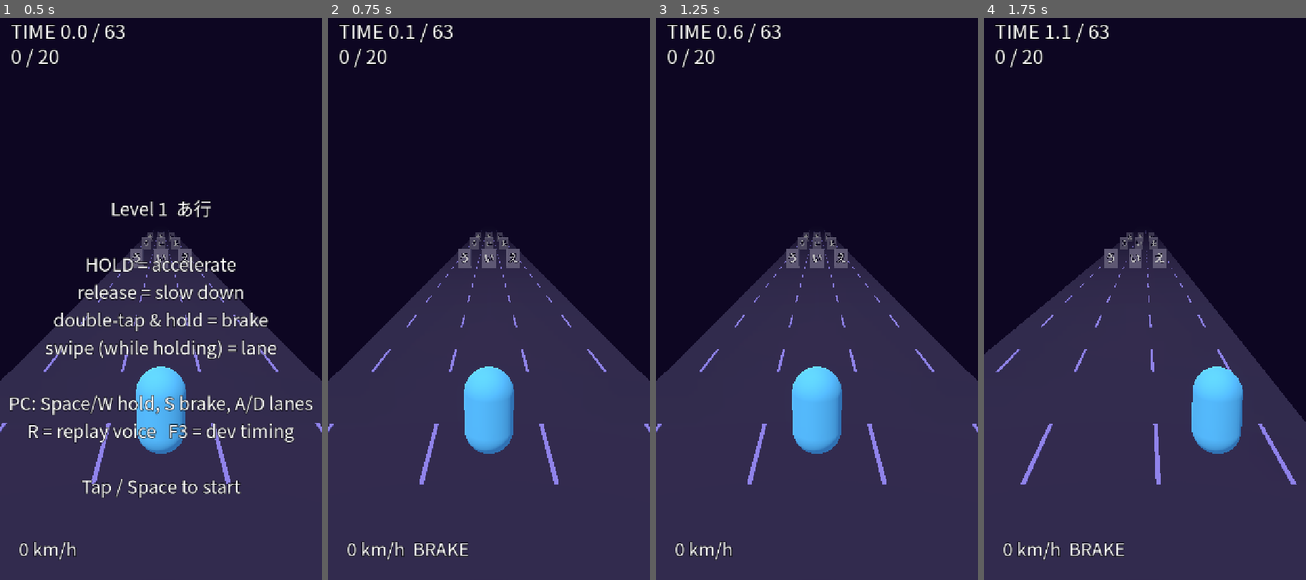
Above: before the commit, frames 1-4 (left to right).
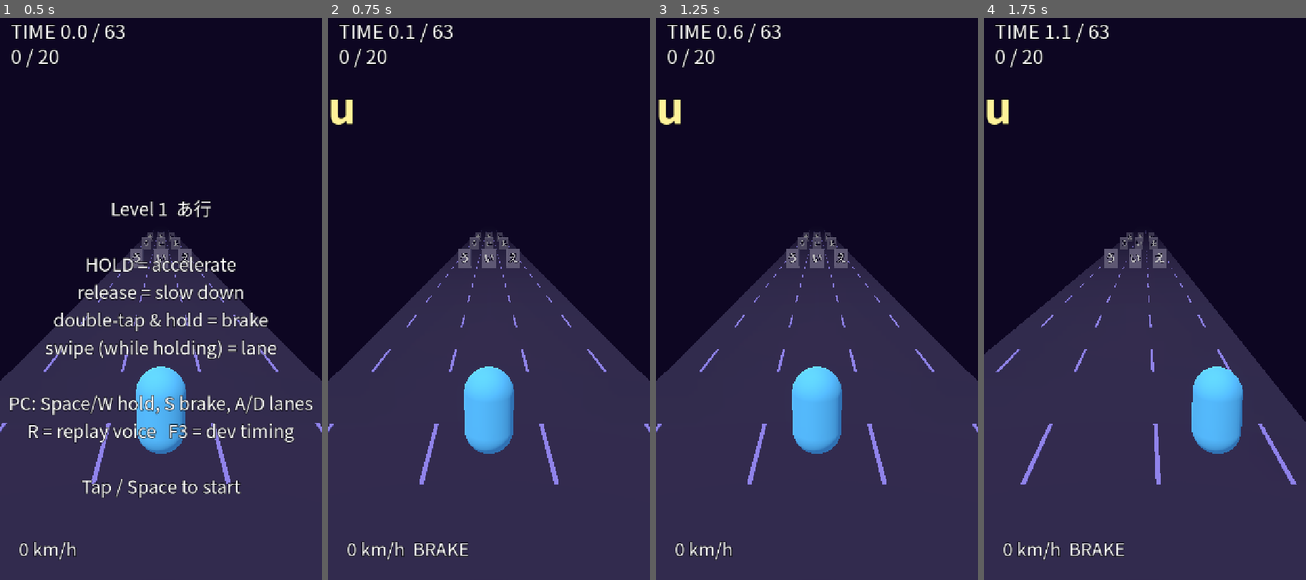
Above: after the commit, the same moments.

Repository: yorkwahaha/kana-run2
Game: Godot game, scene res://scenes/main.tscn
The game is run twice, just before and just after one commit, with the same random seed, the same clock (stepped at 60 frames per second) and the same inputs.
Inputs (mouse positions are in pixels of both pictures, inside the frame that each line leads up to):
- Up to frame 1 (0.5 s): no input
- Up to frame 2 (0.75 s): tap Enter at 0.5 s; move the mouse to (559, 265) at 0.52 s; hold D from 0.53 s (still down); tap Space at 0.6 s; click (559, 265) at 0.67 s
- Up to frame 3 (1.25 s): keep holding D; tap Space at 0.77, 1.07 s
- Up to frame 4 (1.75 s): release D at 1.25 s; tap Space at 1.25 s; drag from (1080, 321) to (1128, 405) at 1.27 s

Frame 1 is identical in both runs. In frame 2, 0.2% of the frame differs, in the area x 0-8%, y 14-20%; in frame 3, 0.2%; in frame 4, 0.2%.

Commit message:
L1: romaji hint (first 3 per kana, until 50%) + 聽音模式 notice, wrong-hit retry in another lane, miss re-queue, combo; Noto Sans TC HUD subset

Diff:
--- a/config/game_config.json
+++ b/config/game_config.json
@@ -20,6 +20,10 @@
     "row_spacing_m": 24.0,
     "first_row_m": 30.0,
     "spawn_ahead_m": 80.0
+  },
+  "hints": {
+    "romaji_first_n": 3,
+    "voice_only_after_progress": 0.5
   },
   "feedback": {
     "screen_shake_on_normal_hit": false,
--- a/scripts/asset_manifest.gd
+++ b/scripts/asset_manifest.gd
@@ -26,4 +26,7 @@
 
 const FONT_KANA := preload("res://assets/fonts/bold.ttf")
 const FONT_UI := preload("res://assets/fonts/ui.ttf")
+## Noto Sans TC (OFL) subset, weight 800: ASCII + kana + HUD Chinese (聽音模式, 連擊 ...).
+## The copied 1.0 subset fonts lack 模. Regenerate with tools/make_hud_font.py.
+const FONT_HUD := preload("res://assets/fonts/hud_cjk.ttf")
 const CONFIG_JSON := preload("res://config/game_config.json")
--- a/scripts/game.gd
+++ b/scripts/game.gd
@@ -40,6 +40,13 @@
 var last_target := ""
 var result_time := 0.0
 var last_saved_path := ""
+var combo := 0
+var best_combo := 0
+var appearances := {}
+var voice_only_announced := false
+var requeue: Array = []
+var hint_first_n := 3
+var hint_ratio := 0.5
 
 # tunables (cached)
 var lane_w := 2.2
@@ -74,6 +81,9 @@
 var lbl_center: Label
 var lbl_dev: Label
 var lbl_float: Label
+var lbl_hint: Label
+var lbl_combo: Label
+var lbl_notice: Label
 
 func _ready() -> void:
 	cfg = GameConfig.load_config()
@@ -91,6 +101,9 @@
 	row_spacing = float(T.get("row_spacing_m", 24.0))
 	first_row = float(T.get("first_row_m", 30.0))
 	spawn_ahead = float(T.get("spawn_ahead_m", 80.0))
+	var H: Dictionary = cfg.get("hints", {})
+	hint_first_n = int(H.get("romaji_first_n", 3))
+	hint_ratio = float(H.get("voice_only_after_progress", 0.5))
 	dev_mode = force_dev_mode or bool(cfg.get("dev", {}).get("timing_mode", false)) \
 		or OS.get_cmdline_user_args().has("--dev")
 	_build_world()
@@ -187,6 +200,18 @@
 	lbl_center.set_anchors_preset(Control.PRESET_TOP_WIDE)
 	lbl_float = _label(64, Vector2(0, 300), HORIZONTAL_ALIGNMENT_CENTER)
 	lbl_float.set_anchors_preset(Control.PRESET_TOP_WIDE)
+	lbl_hint = _label(96, Vector2(0, 150), HORIZONTAL_ALIGNMENT_CENTER)
+	lbl_hint.set_anchors_preset(Control.PRESET_TOP_WIDE)
+	lbl_hint.add_theme_font_override("font", Assets.FONT_HUD)
+	lbl_hint.add_theme_color_override("font_color", Color(1.0, 0.95, 0.6))
+	lbl_combo = _label(56, Vector2(440, 1080))
+	lbl_combo.size = Vector2(260, 80)
+	lbl_combo.add_theme_font_override("font", Assets.FONT_HUD)
+	lbl_combo.add_theme_color_override("font_color", Color(1.0, 0.75, 0.3))
+	lbl_notice = _label(72, Vector2(0, 560), HORIZONTAL_ALIGNMENT_CENTER)
+	lbl_notice.set_anchors_preset(Control.PRESET_TOP_WIDE)
+	lbl_notice.add_theme_font_override("font", Assets.FONT_HUD)
+	lbl_notice.add_theme_color_override("font_color", Color(0.6, 0.9, 1.0))
 	lbl_dev = _label(22, Vector2(380, 20))
 	lbl_dev.add_theme_color_override("font_color", Color(0.6, 1.0, 0.6))
 
@@ -226,6 +251,9 @@
 	player_dist = 0.0; lane = 1; player_x = lane_x(lane); q_counter = 0; last_target = ""
 	ctrl.reset()
 	next_row_dist = first_row
+	appearances.clear(); requeue.clear(); voice_only_announced = false
+	_set_combo(0); best_combo = 0
+	lbl_hint.text = ""; lbl_notice.text = ""
 	_spawn_rows()
 	state = State.READY
 	lbl_center.text = "%s\n\nHOLD = accelerate\nrelease = slow down\ndouble-tap & hold = brake\nswipe (while holding) = lane\n\nPC: Space/W hold, S brake, A/D lanes\nR = replay voice   F3 = dev timing\n\nTap / Space to start" % str(lvl.get("name", "Level 1"))
@@ -247,8 +275,13 @@
 	return elapsed + penalty
 
 func _spawn_rows() -> void:
+	var pool: Array = lvl.get("kana", ["あ"])
 	while next_row_dist < player_dist + spawn_ahead:
-		var r := Rules.make_row(lvl.get("kana", ["あ"]), last_target, rng, lane_count)
+		var r: Dictionary
+		if requeue.size() > 0:
+			r = Rules.make_row_with_target(pool, requeue.pop_front(), -1, rng, lane_count)
+		else:
+			r = Rules.make_row(pool, last_target, rng, lane_count)
 		last_target = r.kana[r.target]
 		var node := Node3D.new()
 		node.position = Vector3(0, 0, -next_row_dist)
@@ -259,11 +292,10 @@
 			var bm := BoxMesh.new()
 			bm.size = Vector3(stone_w, 1.8, 0.5)
 			st.mesh = bm
-			var m := _mat(Color(0.55, 0.52, 0.6), true)
-			st.material_override = m
+			st.material_override = _mat(Color(0.55, 0.52, 0.6), true)
 			st.position = Vector3(lane_x(i), 0.9, 0)
 			var lab := Label3D.new()
-			lab.text = r.kana[i]
+			lab.name = "Kana"
 			lab.font = Assets.FONT_KANA
 			lab.font_size = 160
 			lab.pixel_size = 0.006
@@ -272,9 +304,29 @@
 			st.add_child(lab)
 			node.add_child(st)
 			stones.append(st)
-		rows.append({"dist": next_row_dist, "kana": r.kana, "target": r.target, "node": node,
-			"stones": stones, "resolved": false, "voice_t": -1.0, "q": 0})
+		var row := {"dist": next_row_dist, "kana": r.kana, "target": r.target, "node": node,
+			"stones": stones, "resolved": false, "voice_t": -1.0, "q": 0, "hint": false, "retry": false}
+		_apply_row_labels(row)
+		rows.append(row)
 		next_row_dist += row_spacing
+
+func _apply_row_labels(row: Dictionary) -> void:
+	for i in row.stones.size():
+		(row.stones[i].get_node("Kana") as Label3D).text = row.kana[i]
+
+## Wrong hit: the next row becomes the same question with the correct kana in a different lane.
+func _retry_in_next_row(after_row: Dictionary, kana: String, avoid_lane: int) -> void:
+	var idx := rows.find(after_row)
+	for j in range(idx + 1, rows.size()):
+		var nxt: Dictionary = rows[j]
+		if nxt.resolved or nxt.voice_t >= 0.0:
+			continue
+		var r := Rules.make_row_with_target(lvl.get("kana", ["あ"]), kana, avoid_lane, rng, lane_count)
+		nxt.kana = r.kana
+		nxt.target = r.target
+		nxt.retry = true
+		_apply_row_labels(nxt)
+		return
 
 func active_row():
 	for r in rows:
@@ -289,7 +341,39 @@
 	q_counter += 1
 	r.q = q_counter
 	r.voice_t = elapsed
+	var k: String = r.kana[r.target]
+	var seen: int = appearances.get(k, 0)
+	appearances[k] = seen + 1
+	var progress := float(correct) / maxf(1.0, float(lvl.get("target_correct", 20)))
+	r.hint = Rules.hint_visible(seen, hint_first_n, progress, hint_ratio)
+	if progress >= hint_ratio and not voice_only_announced:
+		voice_only_announced = true
+		_notice("聽音模式")
+	lbl_hint.text = _romaji(k) if r.hint else "?"
+	lbl_hint.modulate.a = 1.0 if r.hint else 0.6
 	play_voice(r)
+
+func _romaji(k: String) -> String:
+	var idx: int = lvl.get("kana", []).find(k)
+	return lvl.get("romaji", [])[idx] if idx >= 0 else ""
+
+func _notice(t: String) -> void:
+	lbl_notice.text = t
+	lbl_notice.modulate.a = 1.0
+	lbl_notice.scale = Vector2(1.4, 1.4)
+	var tw := create_tween()
+	tw.tween_property(lbl_notice, "scale", Vector2.ONE, 0.25).set_trans(Tween.TRANS_BACK).set_ease(Tween.EASE_OUT)
+	tw.tween_property(lbl_notice, "modulate:a", 0.0, 0.6).set_delay(1.4)
+
+func _set_combo(v: int) -> void:
+	combo = v
+	best_combo = maxi(best_combo, combo)
+	lbl_combo.text = ("%d 連擊" % combo) if combo >= 2 else ""
+	if combo >= 2:
+		lbl_combo.pivot_offset = lbl_combo.size * 0.5
+		lbl_combo.scale = Vector2(1.5, 1.5)
+		var tw := create_tween()
+		tw.tween_property(lbl_combo, "scale", Vector2.ONE, 0.2).set_trans(Tween.TRANS_BACK).set_ease(Tween.EASE_OUT)
 
 func play_voice(r) -> void:
 	var idx: int = lvl.get("kana", []).find(r.kana[r.target])
@@ -337,22 +421,28 @@
 		lane_xs.append(lane_x(i))
 	var hit := Rules.hit_lane(player_x, lane_xs, player_w, stone_w)
 	var reaction: float = elapsed - float(r.voice_t)
+	var k: String = r.kana[r.target]
 	var result := "miss"
 	if hit == -1:
 		missed += 1
 		penalty += float(lvl.get("miss_penalty_s", 1.0))
+		requeue.append(k)          # comes back later (next newly spawned row)
+		_set_combo(0)
 		_fx_miss(r)
 	elif hit == r.target:
 		result = "correct"
 		correct += 1
+		_set_combo(combo + 1)
 		_fx_correct(r.stones[hit])
 	else:
 		result = "wrong"
 		wrong += 1
 		penalty += float(lvl.get("wrong_penalty_s", 2.0))
 		ctrl.scale_speed(float(cfg.get("speed", {}).get("wrong_hit_speed_factor", 0.5)))
+		_set_combo(0)
 		_fx_wrong(r.stones[hit], r.stones[r.target])
-	logger.add(r.q, r.kana[r.target], result, reaction, ctrl.kmh(), clock())
+		_retry_in_next_row(r, k, r.target)
+	logger.add(r.q, k, result, reaction, ctrl.kmh(), clock())
 	_activate_next()
 
 func _finish(cleared: bool) -> void:
@@ -363,7 +453,7 @@
 	var stars := Rules.stars_for(clock(), lvl) if cleared else 0
 	var star_txt := "STARS %d / 3" % stars
 	if cleared:
-		lbl_center.text = "CLEAR!\n%s\n\nTime %.2f s\n(run %.2f + penalty %.1f)\nwrong %d   miss %d\n\nTap / Space to retry" % [star_txt, clock(), elapsed, penalty, wrong, missed]
+		lbl_center.text = "CLEAR!\n%s\n\nTime %.2f s\n(run %.2f + penalty %.1f)\nwrong %d   miss %d\nbest combo %d\n\nTap / Space to retry" % [star_txt, clock(), elapsed, penalty, wrong, missed, best_combo]
 		sfx("shatter", 0.8, 2.0)
 	else:
 		lbl_center.text = "TIME UP\n%d / %d\n\nTap / Space to retry" % [correct, int(lvl.get("target_correct", 20))]
--- a/scripts/rules.gd
+++ b/scripts/rules.gd
@@ -42,3 +42,31 @@
 		var j := rng.randi_range(0, i)
 		var t = row[i]; row[i] = row[j]; row[j] = t
 	return {"kana": row, "target": row.find(target)}
+
+## Row whose target is `target`, placed in any lane except avoid_lane (-1 = any).
+static func make_row_with_target(pool: Array, target: String, avoid_lane: int, rng: RandomNumberGenerator, lanes := 3) -> Dictionary:
+	var others := pool.duplicate()
+	others.erase(target)
+	for i in range(others.size() - 1, 0, -1):
+		var j := rng.randi_range(0, i)
+		var t = others[i]; others[i] = others[j]; others[j] = t
+	var n := mini(lanes, others.size() + 1)
+	var allowed: Array = []
+	for i in n:
+		if i != avoid_lane:
+			allowed.append(i)
+	if allowed.is_empty():
+		allowed.append(0)
+	var tl: int = allowed[rng.randi_range(0, allowed.size() - 1)]
+	var row: Array = []
+	var oi := 0
+	for i in n:
+		if i == tl:
+			row.append(target)
+		else:
+			row.append(others[oi]); oi += 1
+	return {"kana": row, "target": tl}
+
+## Romaji hint shown for a kana's first N appearances, and only before progress reaches ratio.
+static func hint_visible(seen_before: int, first_n: int, progress: float, ratio: float) -> bool:
+	return seen_before < first_n and progress < ratio
--- a/tools/smoke_test.gd
+++ b/tools/smoke_test.gd
@@ -5,6 +5,7 @@
 
 const SpeedController = preload("res://scripts/speed_controller.gd")
 const Rules = preload("res://scripts/rules.gd")
+const Assets = preload("res://scripts/asset_manifest.gd")
 
 var game
 var frames := 0
@@ -94,8 +95,81 @@
 	var c2 = SpeedController.new()
 	c2.release(); c2.press()
 	check(not c2.is_braking(), "release without prior press is not a first tap")
+	feature_tests(g)
 	root.remove_child(g)
 	g.free()
+
+func _answer(g, mode: String) -> void:
+	var r = g.active_row()
+	g.player_dist = r.dist
+	if mode == "correct":
+		g.player_x = g.lane_x(r.target)
+	elif mode == "wrong":
+		g.player_x = g.lane_x((r.target + 1) % 3)
+	else:
+		g.player_x = g.lane_x(0) + g.lane_w * 0.5   # gap between stones
+	g._resolve(r)
+	g._spawn_rows()
+
+func feature_tests(g) -> void:
+	print("hints / voice-only mode")
+	check(Rules.hint_visible(0, 3, 0.0, 0.5) and Rules.hint_visible(2, 3, 0.45, 0.5), "hint_visible: shown for first N, before ratio")
+	check(not Rules.hint_visible(3, 3, 0.0, 0.5) and not Rules.hint_visible(0, 3, 0.5, 0.5), "hint_visible: hidden after N or at ratio")
+	g.reset_run(); g.start_run()
+	var seen := {}
+	var hint_ok := true
+	var notice_before := false
+	while g.correct < 10:
+		var r = g.active_row()
+		var k: String = r.kana[r.target]
+		var n: int = seen.get(k, 0)
+		if r.hint != (n < 3): hint_ok = false
+		if r.hint and g.lbl_hint.text != g._romaji(k): hint_ok = false
+		seen[k] = n + 1
+		if g.voice_only_announced: notice_before = true
+		_answer(g, "correct")
+	check(hint_ok, "romaji hint shown exactly for each kana's first 3 appearances")
+	check(not notice_before, "no voice-only notice before 50%")
+	var r2 = g.active_row()
+	check(not r2.hint and g.lbl_hint.text == "?", "after 50%% progress the question is voice-only")
+	check(g.voice_only_announced and g.lbl_notice.text == "聽音模式", "「聽音模式」notice shown on switch")
+	check(Assets.FONT_HUD.has_char("模".unicode_at(0)) and Assets.FONT_HUD.has_char("聽".unicode_at(0)) and Assets.FONT_HUD.has_char("擊".unicode_at(0)), "HUD font has 聽音模式 / 連擊 glyphs")
+	print("wrong-hit retry / miss re-queue / combo")
+	g.reset_run(); g.start_run()
+	_answer(g, "correct"); _answer(g, "correct")
+	check(g.combo == 2 and g.lbl_combo.text == "2 連擊", "combo counts consecutive correct (2)")
+	var r = g.active_row()
+	var k: String = r.kana[r.target]
+	var old_lane: int = r.target
+	_answer(g, "wrong")
+	check(g.combo == 0, "wrong hit resets combo")
+	var nx = g.active_row()
+	check(nx.kana[nx.target] == k and nx.target != old_lane and nx.retry, "wrong hit: same kana comes back in a different lane")
+	var lab_ok := true
+	for i in 3:
+		if (nx.stones[i].get_node("Kana") as Label3D).text != nx.kana[i]: lab_ok = false
+	check(lab_ok and nx.kana.size() == 3 and nx.kana[0] != nx.kana[1] and nx.kana[1] != nx.kana[2] and nx.kana[0] != nx.kana[2], "retry row labels updated, 3 distinct kana")
+	_answer(g, "correct")
+	check(g.combo == 1, "combo restarts at 1")
+	var mr = g.active_row()
+	var mk: String = mr.kana[mr.target]
+	var before_rows: int = g.rows.size()
+	_answer(g, "miss")
+	check(g.combo == 0, "miss also resets combo")
+	check(g.missed == 1, "dodging all three counts as miss")
+	check(g.rows.size() > before_rows, "a new row spawned after the miss")
+	var nr = g.rows[before_rows] if g.rows.size() > before_rows else null
+	var came_back: bool = nr != null and nr.kana[nr.target] == mk and nr.voice_t < 0.0
+	check(came_back and g.requeue.is_empty(), "missed kana re-queued into a later row")
+	print("random play terminates")
+	var rng := RandomNumberGenerator.new(); rng.seed = 11
+	g.reset_run(); g.start_run()
+	var steps := 0
+	while g.correct < 20 and steps < 500:
+		var p := rng.randf()
+		_answer(g, "correct" if p < 0.6 else ("wrong" if p < 0.85 else "miss"))
+		steps += 1
+	check(g.correct >= 20 and steps < 500, "mixed correct/wrong/miss still reaches 20 correct (%d rows)" % steps)
 
 var reg_game
 
Not shown, added: assets/fonts/OFL-NotoSansTC.txt
Binary file added: assets/fonts/hud_cjk.ttf
Not shown, added: assets/fonts/hud_cjk.ttf.import
